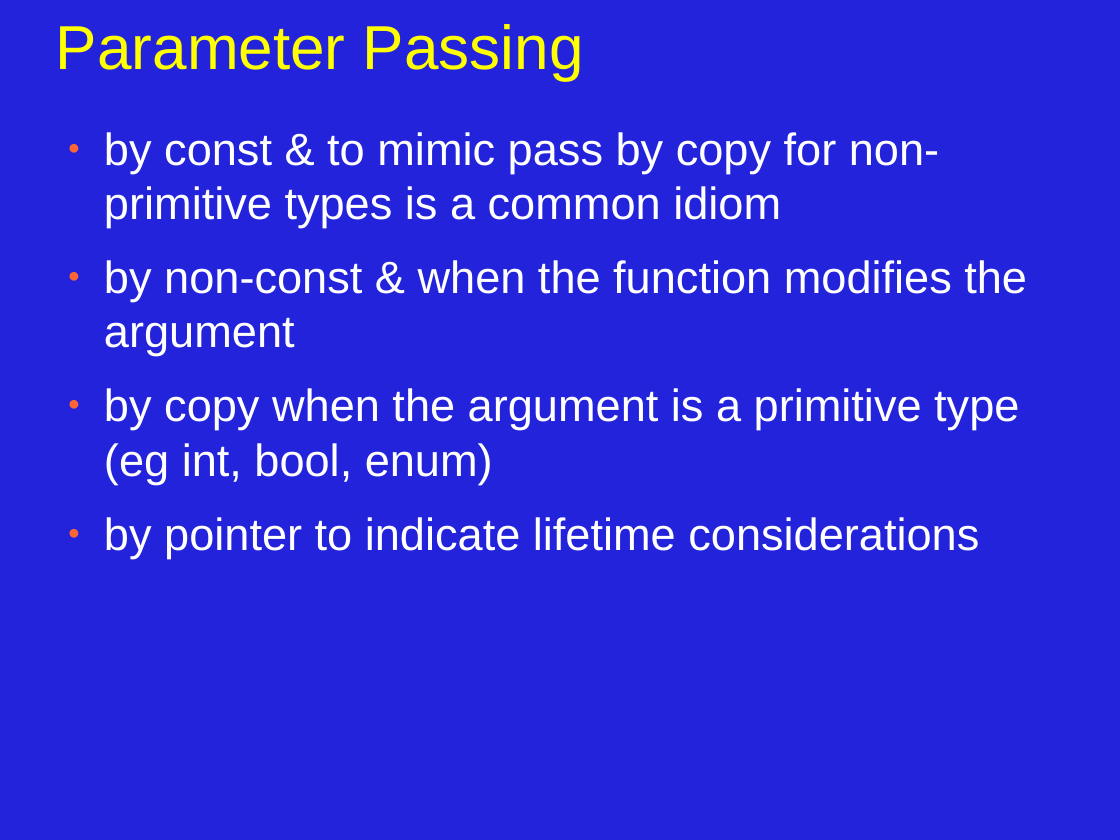
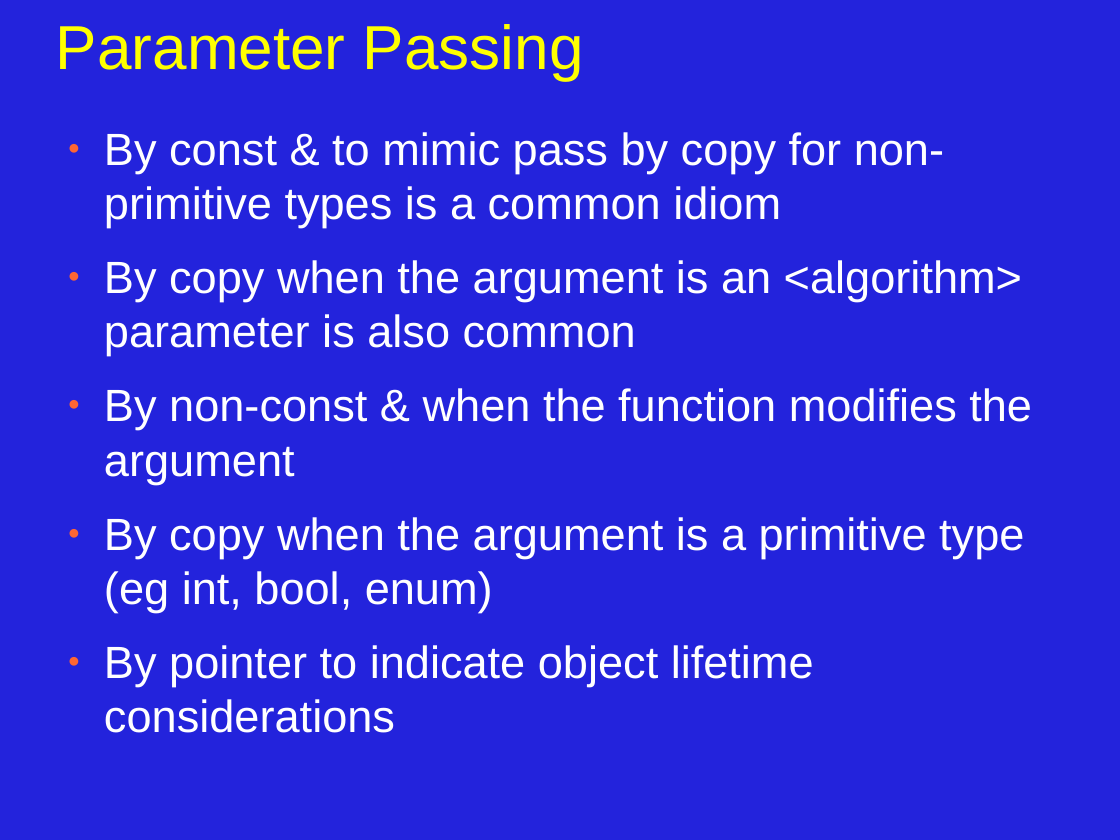
Before and after one commit to JonJagger/two-day-courses, a slide deck: slide 19 of cppf/03_Functions_Operators_and_Data_Structures.odp. Drawn at 1120x840 pixels with LibreOffice and Linux fonts; fonts in the diff are those of the drawing. Boxes give left, top, right and bottom in pixels: in the first picture for what was removed or moved away, otherwise in the second. Text is boxed around its words. In the diff, an @@ line names an element or a change of style, - is before the commit and + after.

```diff
--- a/cppf/03_Functions_Operators_and_Data_Structures.odp
+++ b/cppf/03_Functions_Operators_and_Data_Structures.odp
@@ text at (104,132,1032,733): text changed @@
-● by const & to mimic pass by copy for non-primitive types is a common idiom
-● by non-const & when the function modifies the argument
-● by copy when the argument is a primitive type (eg int, bool, enum)
-● by pointer to indicate lifetime considerations
+● By const & to mimic pass by copy for non-primitive types is a common idiom
+● By copy when the argument is an <algorithm> parameter is also common
+● By non-const & when the function modifies the argument
+● By copy when the argument is a primitive type (eg int, bool, enum)
+● By pointer to indicate object lifetime considerations
```
Also in this commit, not shown: 17 other slides changed.
